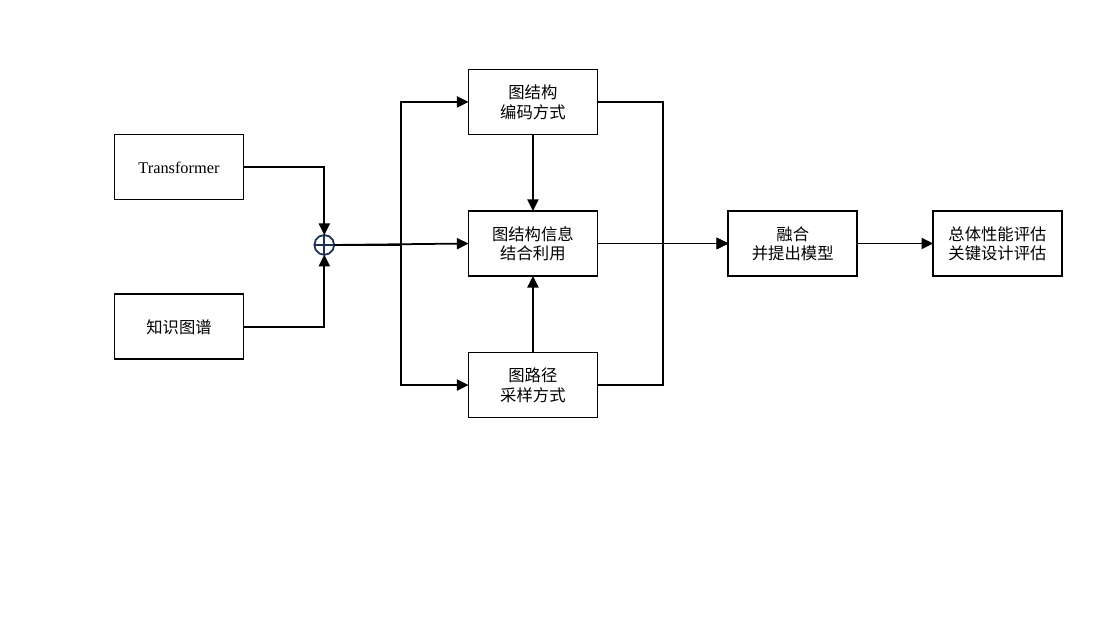
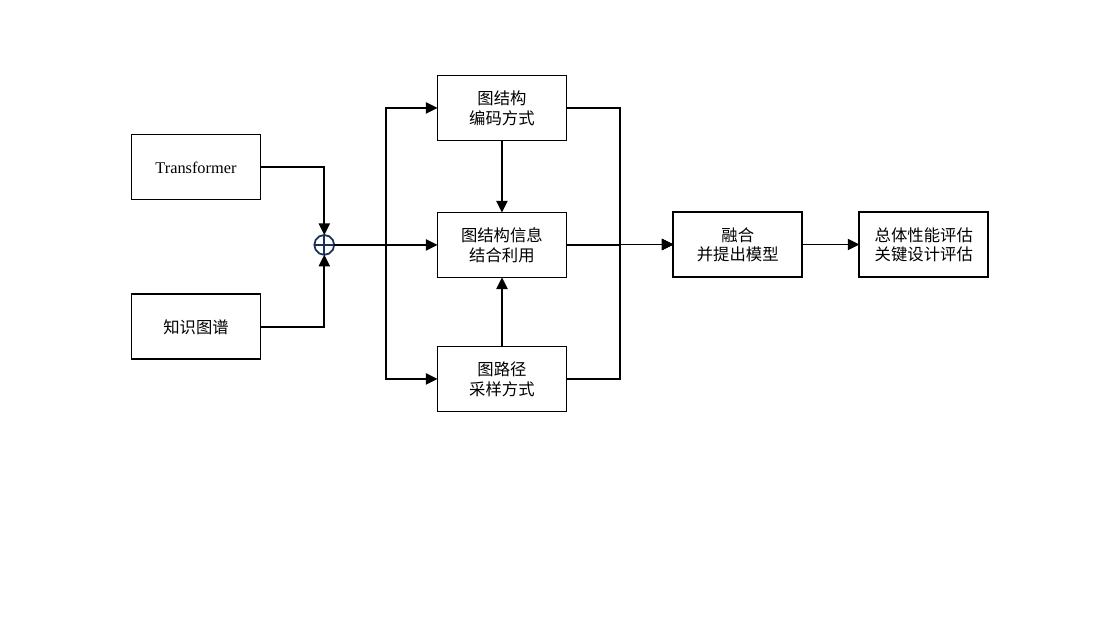
Before and after one commit to Sunrisea/BUAAThesis, a slide deck: slide 1 of 新建 Microsoft PowerPoint 演示文稿.pptx. Drawn at 1120x630 pixels with LibreOffice and Linux fonts; fonts in the diff are those of the drawing. Boxes give left, top, right and bottom in pixels: in the first picture for what was removed or moved away, otherwise in the second. Text is boxed around its words. In the diff, an @@ line names an element or a change of style, - is before the commit and + after.

```diff
--- a/新建 Microsoft PowerPoint 演示文稿.pptx
+++ b/新建 Microsoft PowerPoint 演示文稿.pptx
@@ rectangle "图结构": place and size @@
-rectangle "图结构" at box(469, 70, 598, 134)
+rectangle "图结构" at box(438, 76, 567, 140)
@@ elbow arrow moved from (334, 245) - (469, 102) to (334, 245) - (438, 108) @@
@@ elbow arrow moved from (597, 102) - (728, 244) to (566, 108) - (674, 245) @@
@@ rectangle "Transformer": place and size @@
-rectangle "Transformer" at box(114, 134, 244, 199)
+rectangle "Transformer" at box(132, 134, 261, 199)
@@ arrow moved from (534, 134) - (534, 211) to (502, 140) - (502, 213) @@
@@ elbow arrow moved from (244, 167) - (324, 235) to (260, 167) - (324, 235) @@
@@ rectangle "图结构信息": place and size @@
-rectangle "图结构信息" at box(469, 211, 598, 276)
+rectangle "图结构信息" at box(438, 213, 567, 277)
@@ rectangle "融合": place and size @@
-rectangle "融合" at box(728, 211, 858, 276)
+rectangle "融合" at box(674, 212, 803, 276)
@@ rectangle "总体性能评估": place and size @@
-rectangle "总体性能评估" at box(933, 211, 1063, 276)
+rectangle "总体性能评估" at box(860, 212, 989, 276)
@@ elbow arrow moved from (244, 327) - (324, 255) to (260, 327) - (324, 255) @@
@@ elbow arrow moved from (334, 245) - (469, 385) to (334, 245) - (438, 379) @@
@@ arrow moved from (334, 245) - (469, 244) to (334, 245) - (438, 245) @@
@@ elbow arrow moved from (597, 385) - (728, 244) to (566, 379) - (674, 245) @@
@@ elbow arrow moved from (597, 244) - (728, 244) to (566, 245) - (674, 245) @@
@@ arrow moved from (858, 244) - (933, 244) to (802, 245) - (860, 245) @@
@@ rectangle "知识图谱": place and size @@
-rectangle "知识图谱" at box(114, 294, 244, 359)
+rectangle "知识图谱" at box(132, 294, 261, 359)
@@ arrow moved from (534, 353) - (534, 276) to (502, 347) - (502, 277) @@
@@ rectangle "图路径": place and size @@
-rectangle "图路径" at box(469, 353, 598, 418)
+rectangle "图路径" at box(438, 347, 567, 412)
```
Also in this commit, not shown: 1 other file.
